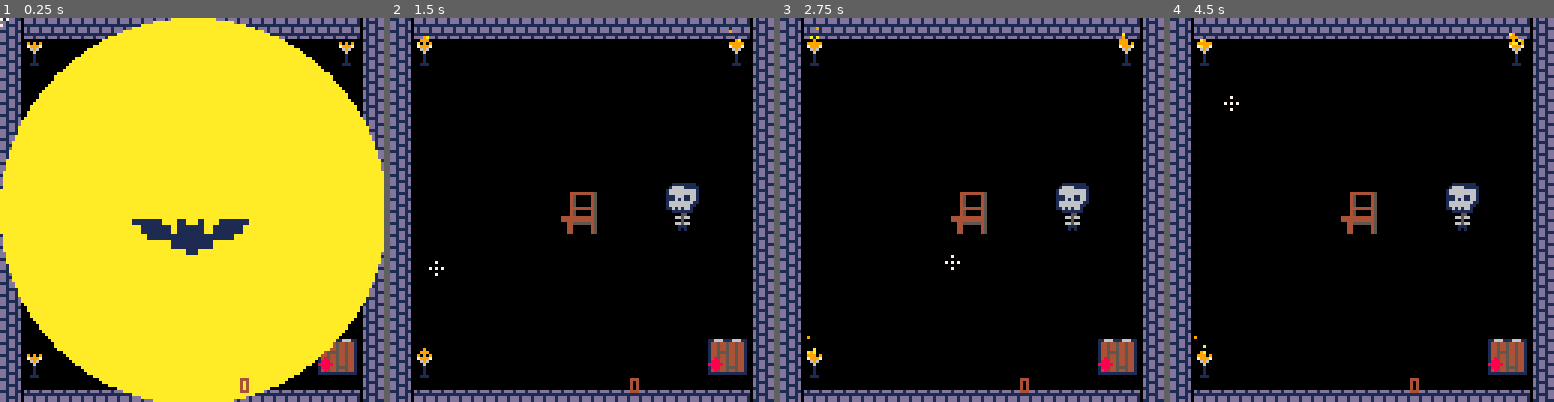
Above: before the commit, frames 1-4 (left to right).
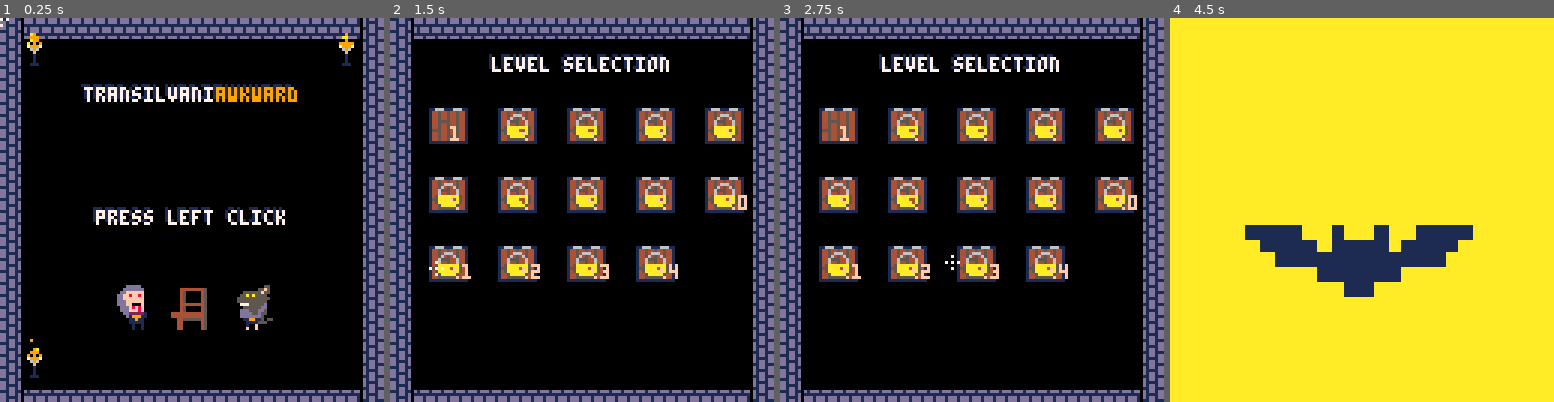
Above: after the commit, the same moments.

Repository: Mastoast/LDjam54
Game: PICO-8 cartridge ld54.p8
Same seed, same stepped clock (60 frames per second), same inputs: the game is played once before the commit and once after it.
Inputs (mouse positions are in pixels of both pictures, inside the frame that each line leads up to):
- Up to frame 1 (0.25 s): no input
- Up to frame 2 (1.5 s): tap X (X key) at 0.33, 1.07 s; click (670, 121) at 0.67 s; tap O (Z key) at 0.7 s; click (436, 267) at 1.22 s
- Up to frame 3 (2.75 s): tap O (Z key) at 1.7, 2.1, 2.5 s; click (887, 114) at 1.77 s; tap X (X key) at 1.85 s; click (952, 259) at 2.32 s
- Up to frame 4 (4.5 s): click (1404, 106) at 2.87 s; tap O (Z key) every 0.4 s from 2.9 to 4.1 s; tap X (X key) at 2.97, 4.08 s; click (1465, 256) at 3.42 s; click (1231, 102) at 3.97 s

The runs differ from the first frame. In frame 1, 80% of the frame differs, in the area x 0-100%, y 0-100%; in frame 2, 17%; in frame 3, 17%; in frame 4, 100%.

Commit message:
FIxes + ui border

Diff:
--- a/main.lua
+++ b/main.lua
@@ -5,7 +5,7 @@
     poke(0x5f5c, -1)
     cursor_color = 7
     --
-    debug = true
+    debug = false
     gtime = 0
     gstate = 0
     ndeath = 0
@@ -23,7 +23,7 @@
     levels = {level1_1, level1_2, level1_3, level1_4, level2_1, level2_2, level2_3, level2_4, level3_1, level3_2, level3_3, level3_4, level3_5, level3_6}
     current_level = 1
     --
-    cartdata("mastoast_transilavniawkward_v1")
+    cartdata("mastoast_transilvaniawkward_v1")
     -- reset save
     -- for index = 1, #levels do
     --     dset(index, 0)
@@ -35,10 +35,10 @@
     for index = 1, #levels do
         levels[index].cleared = (dget(index) == 1 and true) or false
     end
-    -- init_menu()
+    init_menu()
     -- queue_init(init_level)
     -- queue_init(init_lvl_selection)
-    init_level()
+    -- init_level()
     -- create(bat, 64, 64)
 end
 
@@ -100,6 +100,7 @@
     target_x = nil
     target_y = nil
     target_chair = nil
+    lwin = false
     --
     menuitem(1, "restart level", function() queue_init(init_level) end)
     menuitem(2, "level selection", function() queue_init(init_lvl_selection) end)
@@ -254,11 +255,22 @@
         end
     end
     if win == true then
+        if not lwin then
+            spawn_particles(15,5,exir_door_pos.x + 8,exir_door_pos.y + 8, 10)
+            --
+            local txt = "level cleared"
+            local text = create(floating_text, 64 - (#txt * 2), 30)
+            text.text = txt
+            text.color = 7
+            text.t_max = 45
+        end
+        lwin = true
         if not levels[current_level].cleared then
             levels[current_level].cleared = true
             dset(current_level, 1)
         end
-        spawn_particles(15,5,exir_door_pos.x + 8,exir_door_pos.y + 8, 10)
+    else
+        lwin = false
     end
 end
 
--- a/objects.lua
+++ b/objects.lua
@@ -38,10 +38,10 @@
     sspr((self.spr % 16) * 8, flr(self.spr \ 16) * 8, self.hit_w, self.hit_h, self.x, self.y, self.hit_w, size, self.flip_x, self.flip_y)
     if self.chair and gtime % self.ui_delay == 0 then
         if  self.is_happy then
-            text = create(floating_text, self.x  + self.hit_w / 4, self.y + self.hit_h / 4)
+            local text = create(floating_text, self.x  + self.hit_w / 4, self.y + self.hit_h / 4)
             text.text = "♥"
         else
-            text = create(floating_text, self.x  + self.hit_w / 4, self.y + self.hit_h / 4)
+            local text = create(floating_text, self.x  + self.hit_w / 4, self.y + self.hit_h / 4)
             text.text = "😐"
             text.color = 3
         end
@@ -224,7 +224,7 @@
 floating_text.t=0
 floating_text.t_max=0
 function floating_text.init(self)
-    self.t_max = 16+flr(rnd(4))
+    self.t_max = 14+flr(rnd(4))
 end
 function floating_text.update(self)
     if gtime %3 == 0 then self.y -= 1 end
@@ -235,6 +235,10 @@
     if (self.t >= self.t_max) del(objects, self)
 end
 function floating_text.draw(self)
+    print(self.text, self.x -1, self.y -1, 0)
+    -- print(self.text, self.x +1, self.y -1, 0)
+    print(self.text, self.x +1, self.y +1, 0)
+    print(self.text, self.x -1, self.y +1, 0)
     print(self.text, self.x, self.y, self.color)
 end
 
Not shown, changed: the music (__music__) section of ld54.p8
Not shown, changed: the sound effects (__sfx__) section of ld54.p8
